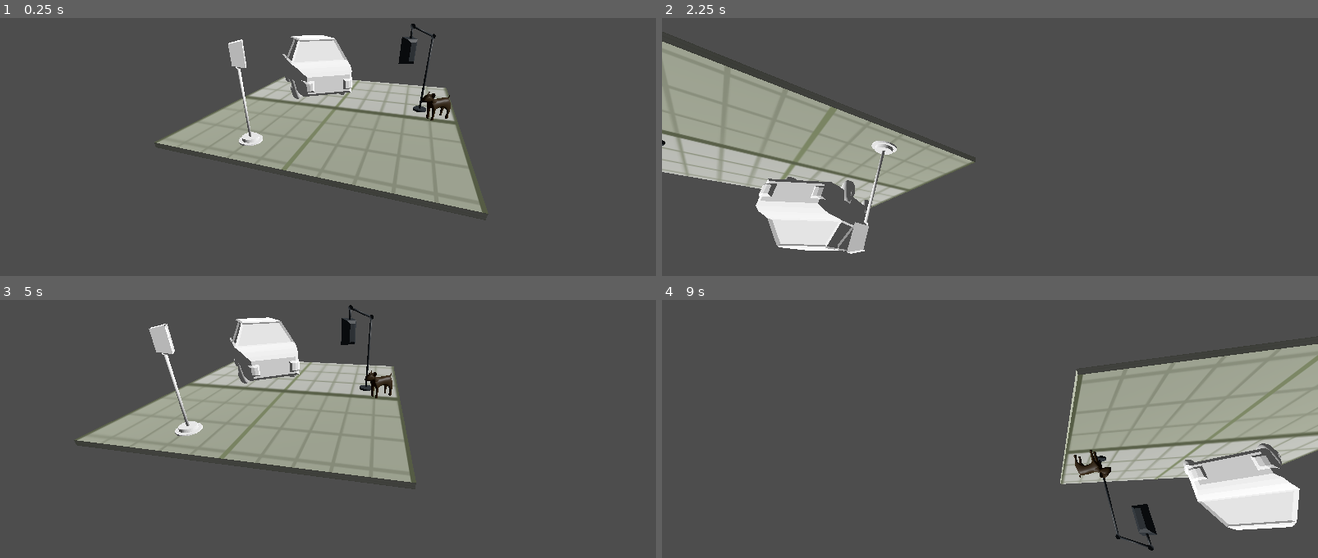
Above: before the commit, frames 1-4 (two rows, left to right).
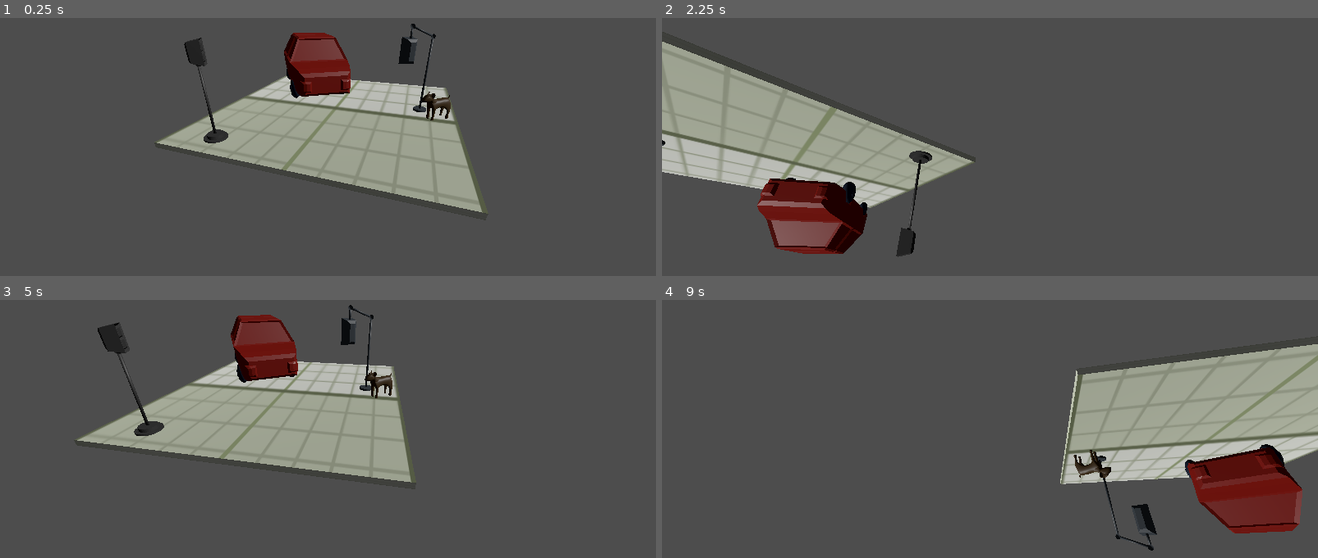
Above: after the commit, the same moments.

Repository: yyd-yyn/CG_Project_1
Game: Godot game, scene res://project.tscn
The game is run twice, just before and just after one commit, with the same random seed, the same clock (stepped at 60 frames per second) and the same inputs.
Inputs:
- Up to frame 1 (0.25 s): no input
- Up to frame 2 (2.25 s): tap Enter at 0.5 s; hold Right (ui_right) 0.53-1.28 s; tap Space at 1.25 s; hold Down (ui_down) 1.28-2.03 s; hold Right (ui_right) from 2.03 s (still down)
- Up to frame 3 (5 s): release Right (ui_right) at 2.78 s; hold Up (ui_up) 2.78-3.53 s; tap Enter at 3.5 s; hold Left (ui_left) from 3.53 s (still down); tap Space at 4.25 s
- Up to frame 4 (9 s): release Left (ui_left) at 5.03 s; hold Down (ui_down) 5.03-5.78 s; tap Enter at 5.75 s; hold Right (ui_right) 5.78-6.53 s; tap Space at 6.5 s; hold Up (ui_up) 6.53-7.28 s; hold Right (ui_right) 7.28-8.03 s; hold Down (ui_down) 8.03-8.78 s; hold Left (ui_left) from 8.78 s (still down)

The runs differ from the first frame. In frame 1, 3.1% of the frame differs, in the area x 28-54%, y 5-50%; in frame 2, 4.9%, in the area x 14-42%, y 47-93%; in frame 3, 3.5%; in frame 4, 4.4%.

Commit message:
version1.5

Diff:
--- a/project.tscn
+++ b/project.tscn
@@ -24,9 +24,6 @@
 mesh = SubResource("BoxMesh_7dm0k")
 surface_material_override/0 = SubResource("StandardMaterial3D_udjck")
 
-[node name="ampel_pole" parent="Playground" instance=ExtResource("6_jfdm5")]
-transform = Transform3D(0.108711, 0, -0.167875, 0, 10, 0, 0.167875, 0, 0.108711, -0.381328, -5.47354, -0.196143)
-
 [node name="dog_" parent="Playground" instance=ExtResource("3_3jgss")]
 transform = Transform3D(0.124552, 0, -0.156483, 0, 10, -1.49012e-07, 0.156483, 0, 0.124552, 0.0183419, -24.0215, 0.411209)
 
@@ -34,7 +31,7 @@
 transform = Transform3D(0.162301, 0, 0.11687, 0, 10, 0, -0.11687, 0, 0.162301, 0.0971014, 0, 0.353667)
 
 [node name="car2" parent="Playground" instance=ExtResource("5_ld1nf")]
-transform = Transform3D(0.163717, 0.00569425, 0.114735, -0.3476, 9.99396, 0, -0.114666, -0.00398819, 0.163816, 0.274891, 1.50855, -0.227117)
+transform = Transform3D(0.168536, 0, 0.107684, 0, 10, 0, -0.107684, 0, 0.168536, 0.27505, 2.06091, -0.224277)
 
 [node name="CameraRig" type="Node3D" parent="."]
 transform = Transform3D(1, 0, 0, 0, 0.92394, 0.382538, 0, -0.382538, 0.92394, -0.211317, 3.74038, 6.35404)
@@ -45,3 +42,6 @@
 
 [node name="WorldEnvironment" type="WorldEnvironment" parent="."]
 environment = SubResource("Environment_3jgss")
+
+[node name="ampel_pole" parent="." instance=ExtResource("6_jfdm5")]
+transform = Transform3D(0.968631, 0, 0.248504, 0, 1, 0, -0.248504, 0, 0.968631, -2.16744, -0.531581, -0.470963)
Not shown, changed: ampel_overhead.glb.import
Binary file changed: ampel_pole.glb
Not shown, changed: ampel_pole.glb.import
Binary file changed: car.glb
Not shown, changed: car.glb.import
Not shown: 1 places in project.tscn that only renumber resources
